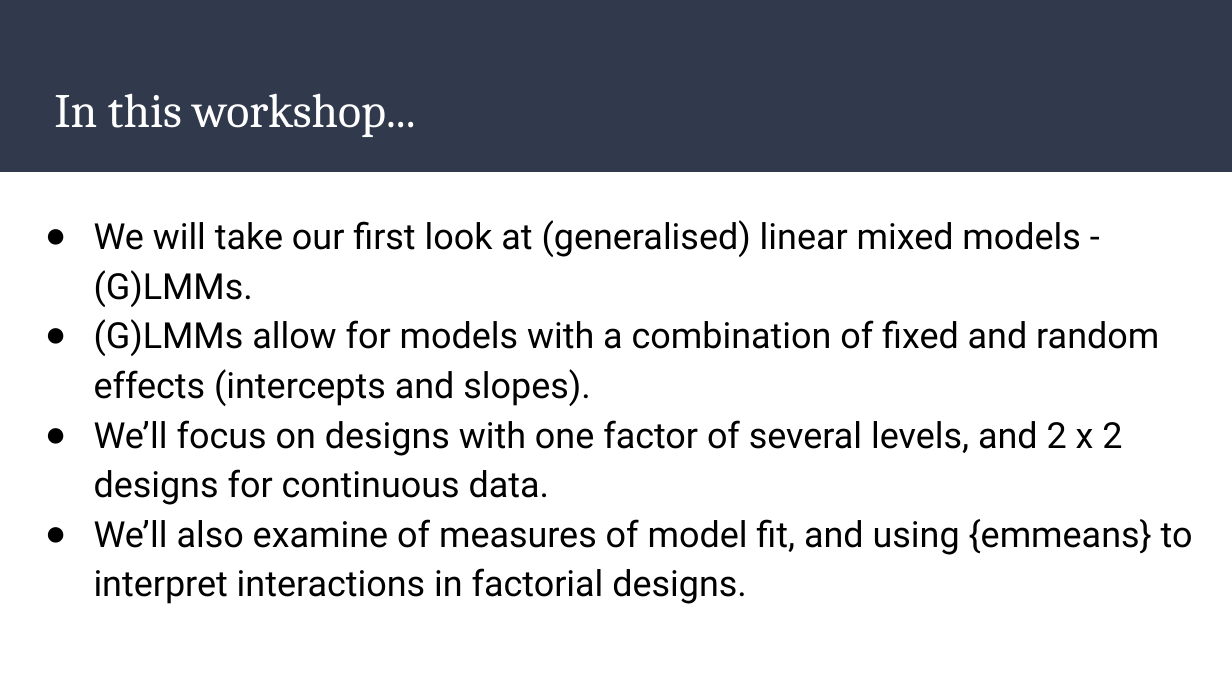
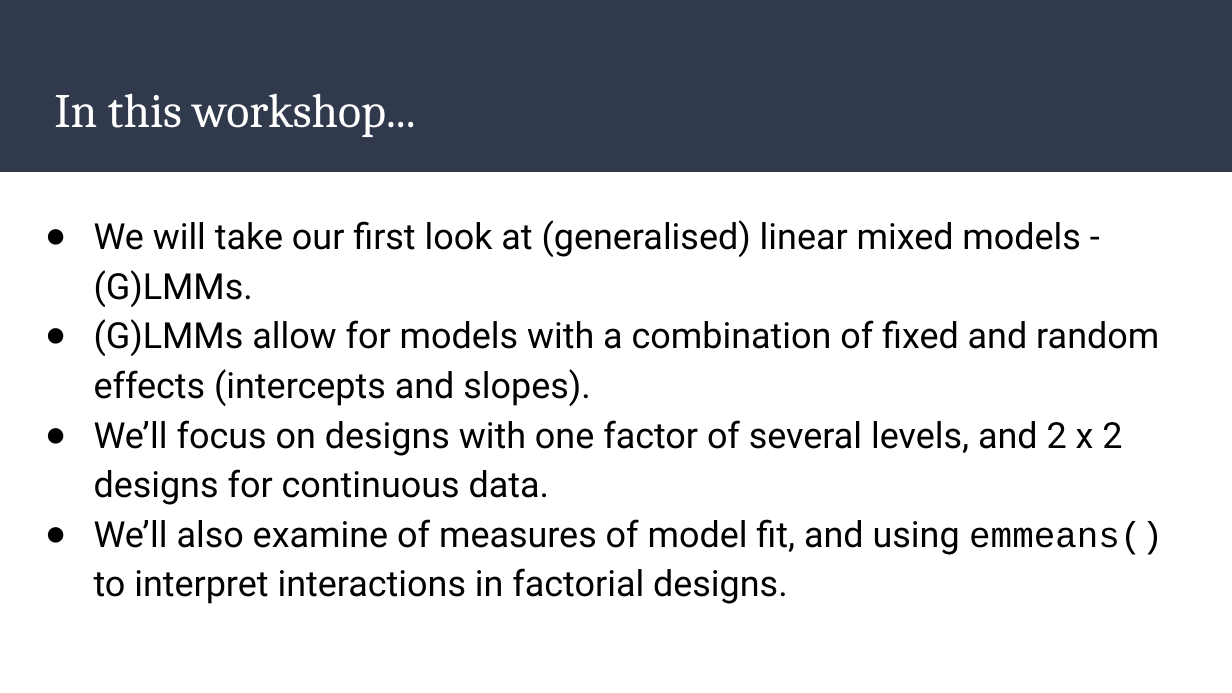
Before and after one commit to dannagifford/Wk5-15_mixed_models_pt1, a slide deck: slide 2 of slides/Mixed_Models_Part_1.odp. Drawn at 1232x693 pixels with LibreOffice and Linux fonts; fonts in the diff are those of the drawing. Boxes give left, top, right and bottom in pixels: in the first picture for what was removed or moved away, otherwise in the second. Text is boxed around its words. In the diff, an @@ line names an element or a change of style, - is before the commit and + after.

Commit message:
reknit workshop and add slides

```diff
--- a/slides/Mixed_Models_Part_1.odp
+++ b/slides/Mixed_Models_Part_1.odp
@@ text at [94, 519, 1163, 604]: text changed @@
-● We’ll also examine of measures of model fit, and using {emmeans} to interpret interactions in factorial designs.
+● We’ll also examine of measures of model fit, and using emmeans() to interpret interactions in factorial designs.
```
Also in this commit, not shown: 4 other slides changed, 3 other files.
